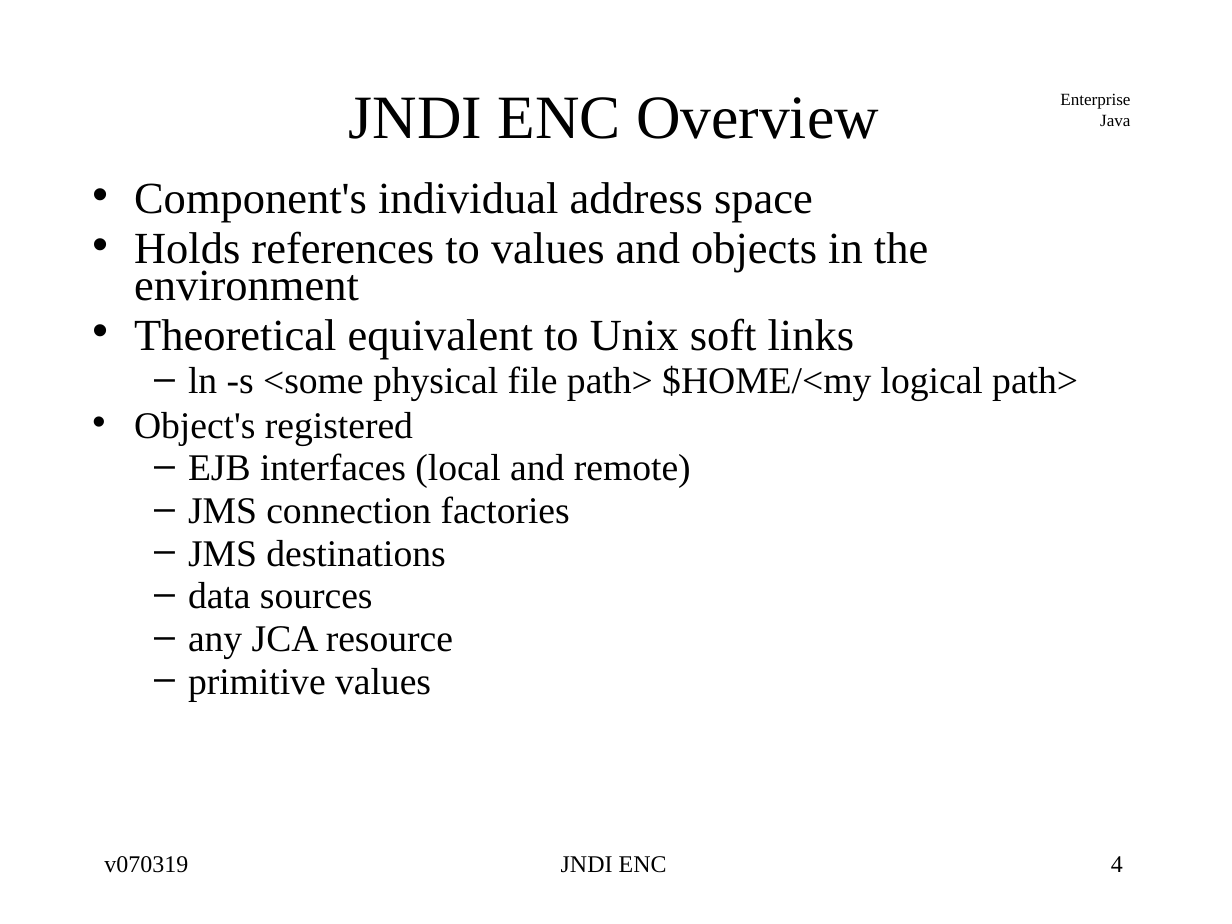
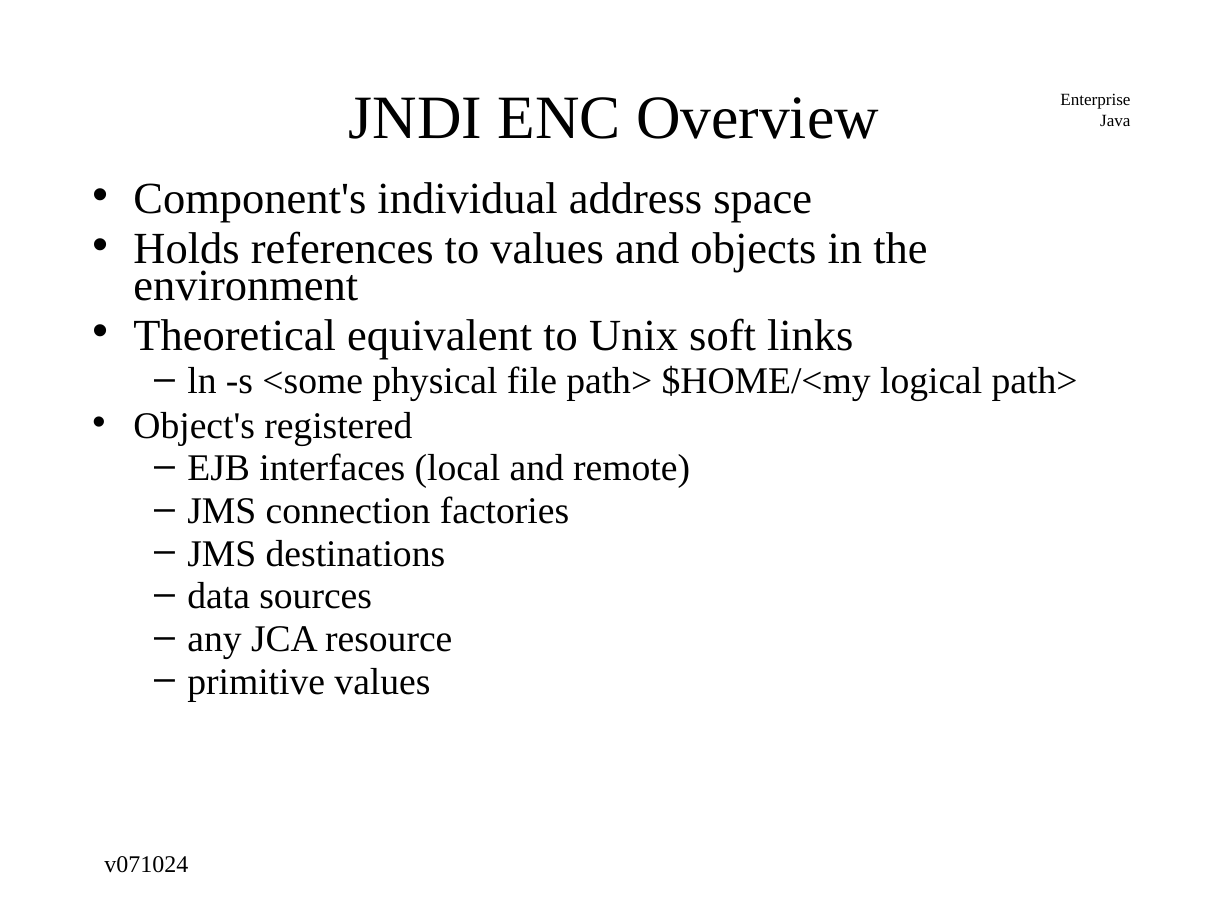
Before and after one commit to jcstaff/ejava-javaee, a slide deck: slide 4 of jndiDemo/src/site/resources/lectures/jndiENC.ppt. Drawn at 1232x924 pixels with LibreOffice and Linux fonts; fonts in the diff are those of the drawing. Boxes give left, top, right and bottom in pixels: in the first picture for what was removed or moved away, otherwise in the second. Text is boxed around its words. In the diff, an @@ line names an element or a change of style, - is before the commit and + after.

```diff
--- a/jndiDemo/src/site/resources/lectures/jndiENC.ppt
+++ b/jndiDemo/src/site/resources/lectures/jndiENC.ppt
@@ text "Component's individual address space" at bbox=[133, 182, 1078, 702]: indent changed @@
@@ text at bbox=[104, 856, 188, 873]: text changed @@
-v070319
+v071024
@@ text removed at bbox=[561, 856, 667, 873] @@
-JNDI ENC
@@ page number removed at bbox=[1111, 856, 1123, 872] @@
-4
```
Also in this commit, not shown: 15 other slides changed, 9 other files.
